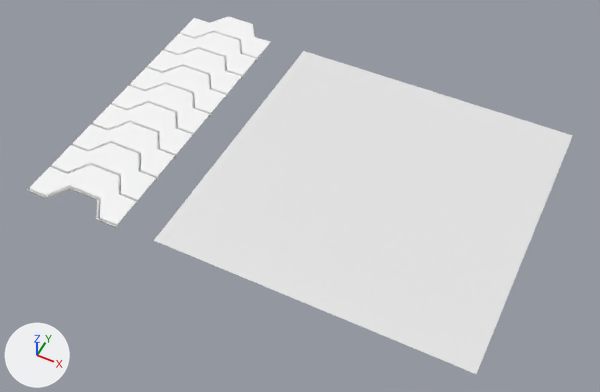
The Blender file environment/abandoned_spaceship/tex/shutter/shutter.blend: old version first, new version second.
Both versions are drawn from a 50 mm camera at (4.15, -5.08, 5.8) aimed at (1.72, -0.22, -0.28). Arrows for +X, +Y and +Z are at lower left; the lights stay in place. The older version comes first.
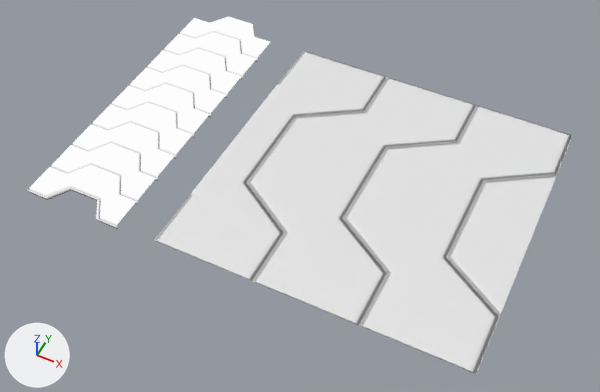
Pixel boxes (x1, y1, x2, y2) of what changed, in the pictures (600 x 392 px):
'Plane.001', surface changed: (154, 51, 573, 374) in both

What changed in the scene script:
```text
Add img_shutter_bump_png:
    img_shutter_bump_png = load_image('shutter_bump.png', 'shutter_bump.png', 1024, 1024, 'sRGB')
Change mat_normal:
    where n2 = _N.new('ShaderNodeBump'); n2.name = 'Bump'
    n2.inputs[1].default_value: 0.004 -> 0.1  # 'Distance'
    where n4 = _N.new('ShaderNodeTexImage'); n4.name = 'Image Texture'
    n4.image: img_hex_plates_bump_png -> img_shutter_bump_png
Add mat_bump:
    mat_bump = bpy.data.materials.new('bump')
    # nodes: Emission, MapRange, NewGeometry, OutputMaterial, SeparateXYZ, ValToRGB
    # colours: black #000000, white #ffffff
Change me_plane_003:
    where me_plane_003.from_pydata(...)  # 708 vertices, 585 faces; spans x -0.5..0.5, y -1.52..1.68, z -0.06..0.0
    remove me_plane_003.materials.append(mat_plate)  # white #ffffff
    add me_plane_003.materials.append(mat_bump)
```
